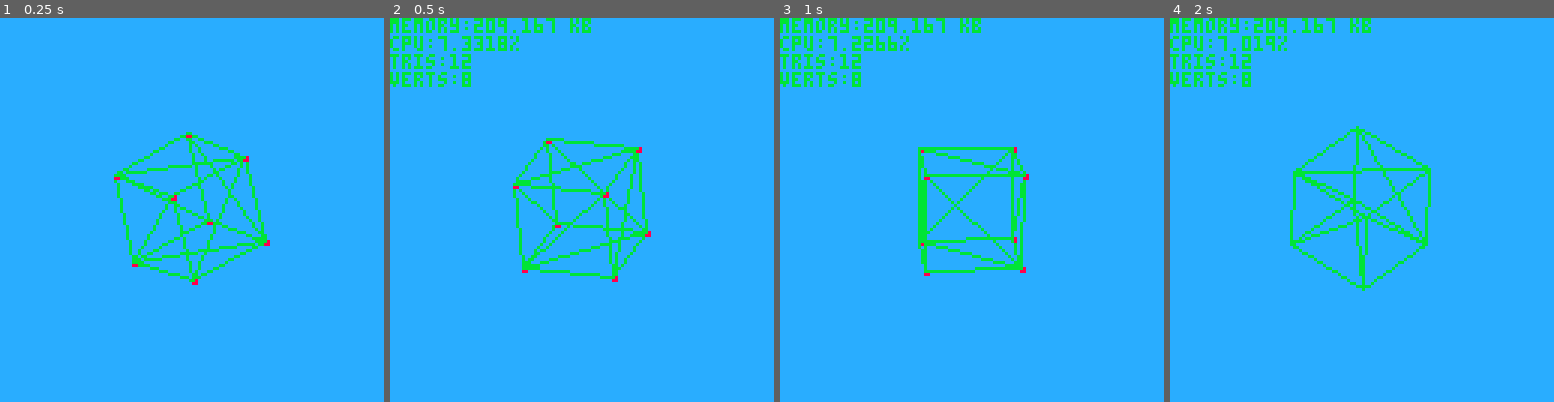
Above: before the commit, frames 1-4 (left to right).
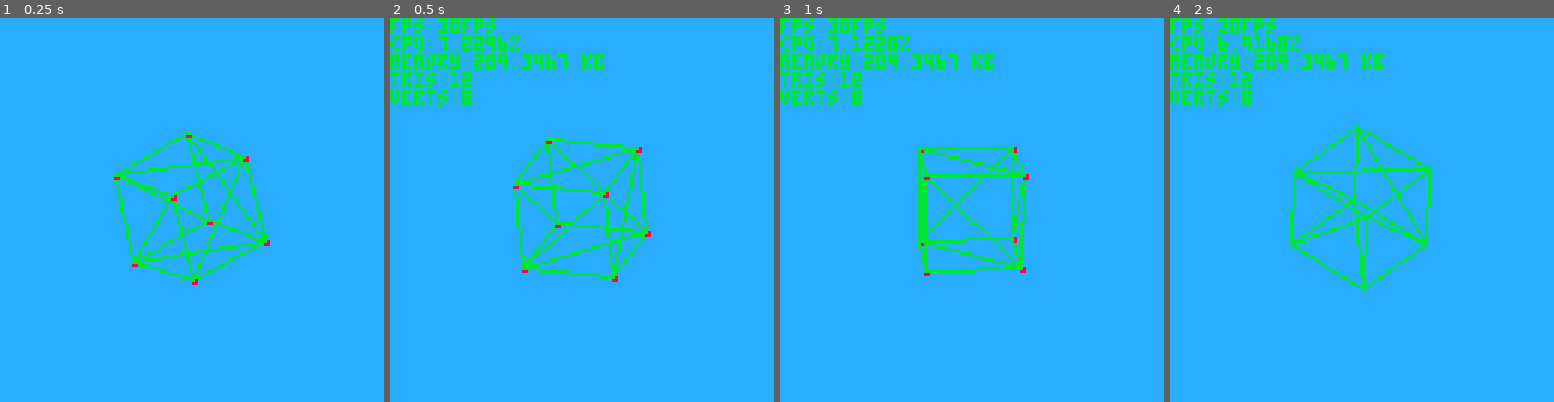
Above: after the commit, the same moments.

Repository: Woj-Rak/PICO-8-RENDERER
Game: PICO-8 cartridge renderer.p8
Same seed, same stepped clock (60 frames per second), same inputs: the game is played once before the commit and once after it.
Inputs:
- Up to frame 1 (0.25 s): no input
- Up to frame 2 (0.5 s): tap X (X key) at 0.33 s
- Up to frame 3 (1 s): no input
- Up to frame 4 (2 s): tap X (X key) at 1.07, 1.85 s; hold Right from 1.6 s (still down)

Frame 1 is identical in both runs. In frame 2, 2.4% of the frame differs, in the area x 0-56%, y 0-23%; in frame 3, 2.4%; in frame 4, 2.5%.

Commit message:
debug output improvements

Diff:
--- a/renderer.p8
+++ b/renderer.p8
@@ -9,6 +9,7 @@
 #include mesh.lua
 
 --TODO:
+-- add backface culling
 -- define some direction vectors
 -- fix z-buffer functionality
 -- look into filled triangle performance (it's extremely bad right now with the cube mesh)
--- a/utils.lua
+++ b/utils.lua
@@ -13,8 +13,9 @@
 end
 
 function print_sys_info()
+   print("fps:"..stat(7).."fps")
+   print("cpu:"..(stat(1)*100).."%")
    print("memory:"..stat(0).." kb")
-   print("cpu:"..(stat(1)*100).."%")
 end
 
 function print_mesh_info()
